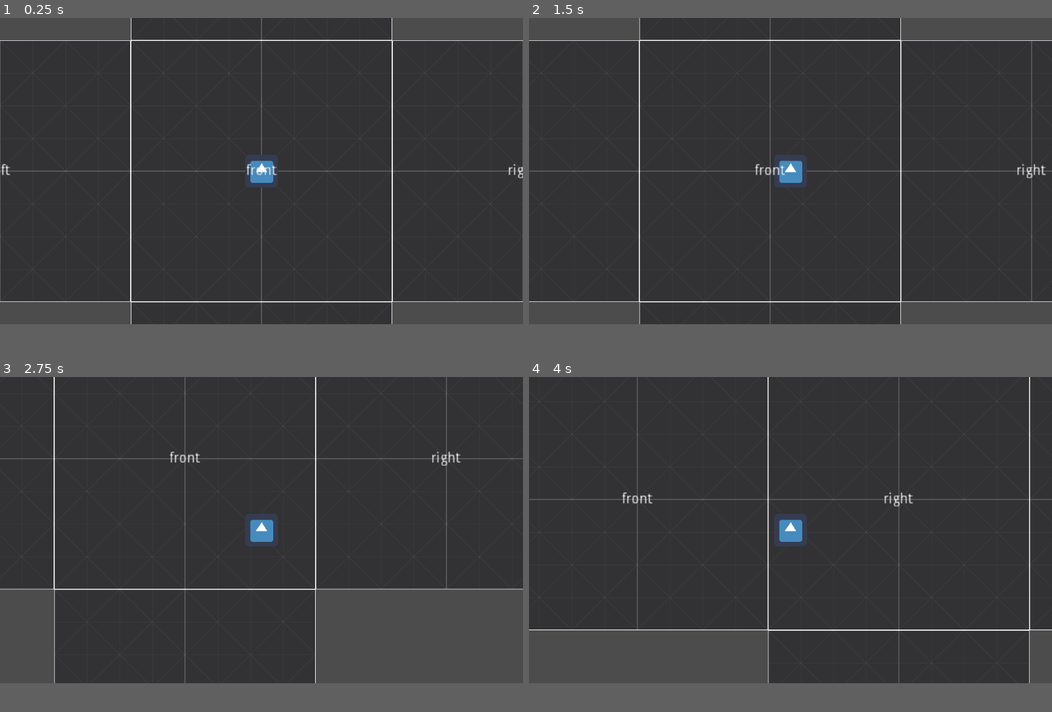
Above: before the commit, frames 1-4 (two rows, left to right).
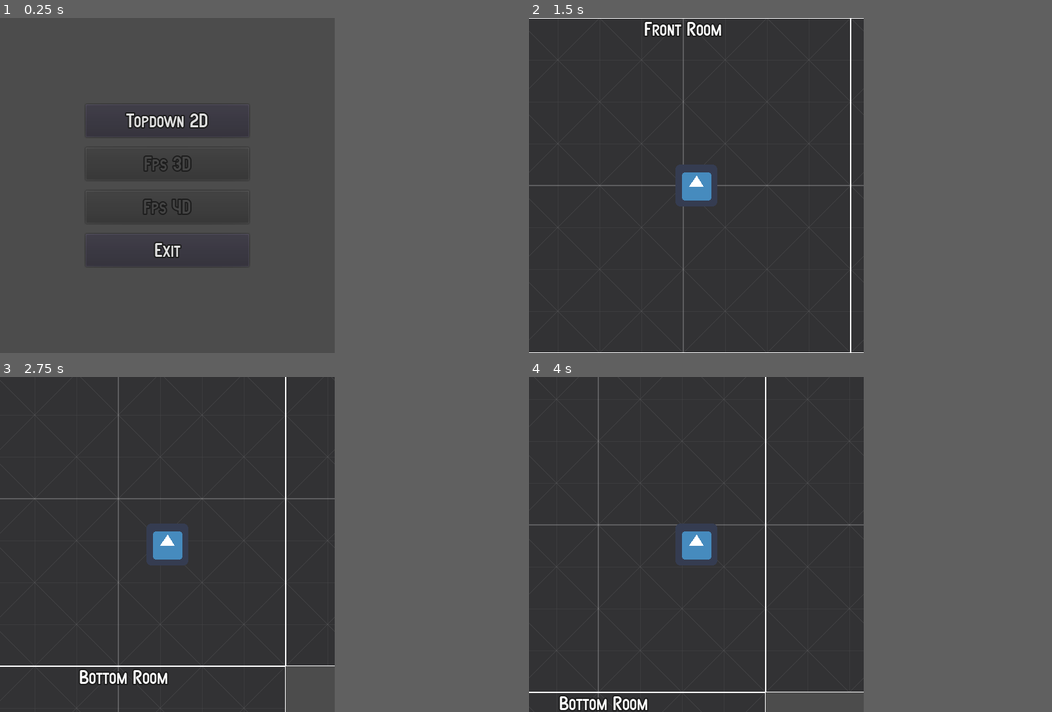
Above: after the commit, the same moments.

Repository: rmvermeulen/hyper-world
Game: Godot game, scene res://MainMenu.tscn
The game is run twice, just before and just after one commit, with the same random seed, the same clock (stepped at 60 frames per second) and the same inputs. Before the commit the project starts from res://MainScene.tscn. The engine's default icon, where the game draws it, is replaced by a stand-in: a white triangle on a blue panel in a dark square.
Inputs (mouse positions are in pixels of both pictures, inside the frame that each line leads up to):
- Up to frame 1 (0.25 s): no input
- Up to frame 2 (1.5 s): click (790, 111) at 0.5 s, where only the run after the commit has a clickable "Topdown 2D"; tap Enter at 1.25 s; hold Right (move_right) from 1.28 s (still down)
- Up to frame 3 (2.75 s): release Right (move_right) at 2.03 s; hold Down (move_down) from 2.03 s (still down)
- Up to frame 4 (4 s): release Down (move_down) at 2.78 s; hold Right (move_right) 2.78-3.53 s; hold Up (move_up) from 3.53 s (still down)
In our replay, the window is 800x468 before the commit and 512x512 after it. These sizes can differ from the game's own. Grey fills any space a smaller window leaves; there, only what the larger window draws over its background counts as a difference.

The runs differ from the first frame. In frame 1, 43% of the frame differs, in the area x 0-100%, y 0-92%; in frame 2, 11%; in frame 3, 19%; in frame 4, 13%.
Error after the commit: Parse Error: Can't preload resource at path: res://cube3_map_2d/CubeData.gd (res://cube3_map_2d/MainScene.gd:6)

Commit message:
hyper world: add some folders

Diff:
--- /dev/null
+++ b/MainMenu.gd
@@ -0,0 +1,17 @@
+extends Control
+
+
+func _on_Button2D_pressed():
+	get_tree().change_scene("res://cube3_map_2d/MainScene.tscn")
+
+
+func _on_Button3D_pressed():
+	get_tree().change_scene("res://cube3_map_3d/MainScene.tscn")
+
+
+func _on_Button4D_pressed():
+	get_tree().change_scene("res://cube4_map_3d/MainScene.tscn")
+
+
+func _on_ButtonExit_pressed():
+	get_tree().quit()
--- /dev/null
+++ b/MainMenu.tscn
@@ -0,0 +1,69 @@
+[gd_scene load_steps=5 format=2]
+
+[ext_resource path="res://MainMenu.gd" type="Script" id=1]
+[ext_resource path="res://AtarianSystem.ttf" type="DynamicFontData" id=2]
+
+[sub_resource type="DynamicFont" id=1]
+size = 32
+outline_size = 2
+outline_color = Color( 0.117647, 0.117647, 0.117647, 1 )
+font_data = ExtResource( 2 )
+
+[sub_resource type="Theme" id=2]
+default_font = SubResource( 1 )
+
+[node name="MainMenu" type="Control"]
+anchor_right = 1.0
+anchor_bottom = 1.0
+theme = SubResource( 2 )
+script = ExtResource( 1 )
+__meta__ = {
+"_edit_use_anchors_": false
+}
+
+[node name="CenterContainer" type="CenterContainer" parent="."]
+anchor_right = 1.0
+anchor_bottom = 1.0
+__meta__ = {
+"_edit_use_anchors_": false
+}
+
+[node name="VBoxContainer" type="VBoxContainer" parent="CenterContainer"]
+margin_left = 131.0
+margin_top = 132.0
+margin_right = 381.0
+margin_bottom = 380.0
+custom_constants/separation = 16
+
+[node name="Button2D" type="Button" parent="CenterContainer/VBoxContainer"]
+margin_right = 250.0
+margin_bottom = 50.0
+rect_min_size = Vector2( 250, 50 )
+text = "Topdown 2D"
+
+[node name="Button3D" type="Button" parent="CenterContainer/VBoxContainer"]
+margin_top = 66.0
+margin_right = 250.0
+margin_bottom = 116.0
+rect_min_size = Vector2( 250, 50 )
+disabled = true
+text = "Fps 3D"
+
+[node name="Button4D" type="Button" parent="CenterContainer/VBoxContainer"]
+margin_top = 132.0
+margin_right = 250.0
+margin_bottom = 182.0
+rect_min_size = Vector2( 250, 50 )
+disabled = true
+text = "Fps 4D"
+
+[node name="ButtonExit" type="Button" parent="CenterContainer/VBoxContainer"]
+margin_top = 198.0
+margin_right = 250.0
+margin_bottom = 248.0
+rect_min_size = Vector2( 250, 50 )
+text = "Exit"
+[connection signal="pressed" from="CenterContainer/VBoxContainer/Button2D" to="." method="_on_Button2D_pressed"]
+[connection signal="pressed" from="CenterContainer/VBoxContainer/Button3D" to="." method="_on_Button3D_pressed"]
+[connection signal="pressed" from="CenterContainer/VBoxContainer/Button4D" to="." method="_on_Button4D_pressed"]
+[connection signal="pressed" from="CenterContainer/VBoxContainer/ButtonExit" to="." method="_on_ButtonExit_pressed"]
--- /dev/null
+++ b/MainTheme.tres
@@ -0,0 +1,12 @@
+[gd_resource type="Theme" load_steps=3 format=2]
+
+[ext_resource path="res://AtarianSystem.ttf" type="DynamicFontData" id=1]
+
+[sub_resource type="DynamicFont" id=1]
+size = 32
+outline_size = 2
+outline_color = Color( 0.117647, 0.117647, 0.117647, 1 )
+font_data = ExtResource( 1 )
+
+[resource]
+default_font = SubResource( 1 )
--- a/MainScene.gd
+++ b/cube3_map_2d/MainScene.gd
@@ -22,7 +22,7 @@
 
 
 func _change_room_to(next_room_id: String, dir: String) -> void:
-	var info = cube_data[next_room_id]
+	var info = cube_data\[next_room_id]
 	# update labels
 	$RoomArea/Labels/Current.text = next_room_id
 	$RoomArea/Labels/North.text = info.north.id
--- /dev/null
+++ b/cube3_map_2d/MainScene.tscn
@@ -0,0 +1,99 @@
+[gd_scene load_steps=11 format=2]
+
+[ext_resource path="res://cube3_map_2d/rooms/Back.tscn" type="PackedScene" id=1]
+[ext_resource path="res://cube3_map_2d/rooms/Right.tscn" type="PackedScene" id=2]
+[ext_resource path="res://cube3_map_2d/Player.tscn" type="PackedScene" id=3]
+[ext_resource path="res://cube3_map_2d/MainScene.gd" type="Script" id=4]
+[ext_resource path="res://cube3_map_2d/rooms/Left.tscn" type="PackedScene" id=5]
+[ext_resource path="res://cube3_map_2d/rooms/Bottom.tscn" type="PackedScene" id=6]
+[ext_resource path="res://cube3_map_2d/rooms/Top.tscn" type="PackedScene" id=7]
+[ext_resource path="res://cube3_map_2d/rooms/Front.tscn" type="PackedScene" id=8]
+
+[sub_resource type="RectangleShape2D" id=1]
+extents = Vector2( 128, 16 )
+
+[sub_resource type="RectangleShape2D" id=2]
+extents = Vector2( 32, 32 )
+
+[node name="MainScene" type="Node2D"]
+script = ExtResource( 4 )
+
+[node name="RoomArea" type="Node2D" parent="."]
+
+[node name="Previews" type="Node2D" parent="RoomArea"]
+
+[node name="Top" parent="RoomArea/Previews" instance=ExtResource( 7 )]
+position = Vector2( 0, -512 )
+
+[node name="Bottom" parent="RoomArea/Previews" instance=ExtResource( 6 )]
+position = Vector2( 0, 512 )
+
+[node name="Left" parent="RoomArea/Previews" instance=ExtResource( 5 )]
+position = Vector2( -512, 0 )
+
+[node name="Right" parent="RoomArea/Previews" instance=ExtResource( 2 )]
+position = Vector2( 512, 0 )
+
+[node name="Current" type="Node2D" parent="RoomArea"]
+
+[node name="Front" parent="RoomArea/Current" instance=ExtResource( 8 )]
+
+[node name="Invisible" type="Node2D" parent="RoomArea"]
+position = Vector2( 2000, 0 )
+
+[node name="Back" parent="RoomArea/Invisible" instance=ExtResource( 1 )]
+
+[node name="Walls" type="Node2D" parent="RoomArea"]
+scale = Vector2( 2, 2 )
+
+[node name="North" type="Area2D" parent="RoomArea/Walls"]
+
+[node name="CollisionShape2D" type="CollisionShape2D" parent="RoomArea/Walls/North"]
+position = Vector2( 0, -160 )
+shape = SubResource( 1 )
+
+[node name="East" type="Area2D" parent="RoomArea/Walls"]
+rotation = 1.5708
+
+[node name="CollisionShape2D" type="CollisionShape2D" parent="RoomArea/Walls/East"]
+position = Vector2( 0, -160 )
+shape = SubResource( 1 )
+
+[node name="South" type="Area2D" parent="RoomArea/Walls"]
+rotation = -3.14159
+
+[node name="CollisionShape2D" type="CollisionShape2D" parent="RoomArea/Walls/South"]
+position = Vector2( 0, -160 )
+shape = SubResource( 1 )
+
+[node name="West" type="Area2D" parent="RoomArea/Walls"]
+rotation = -1.5708
+
+[node name="CollisionShape2D" type="CollisionShape2D" parent="RoomArea/Walls/West"]
+position = Vector2( 0, -160 )
+shape = SubResource( 1 )
+
+[node name="Corners" type="StaticBody2D" parent="RoomArea"]
+scale = Vector2( 2, 2 )
+
+[node name="CollisionShape2D" type="CollisionShape2D" parent="RoomArea/Corners"]
+position = Vector2( -160, -160 )
+shape = SubResource( 2 )
+
+[node name="CollisionShape2D2" type="CollisionShape2D" parent="RoomArea/Corners"]
+position = Vector2( 160, -160 )
+shape = SubResource( 2 )
+
+[node name="CollisionShape2D3" type="CollisionShape2D" parent="RoomArea/Corners"]
+position = Vector2( 160, 160 )
+shape = SubResource( 2 )
+
+[node name="CollisionShape2D4" type="CollisionShape2D" parent="RoomArea/Corners"]
+position = Vector2( -160, 160 )
+shape = SubResource( 2 )
+
+[node name="Player" parent="." instance=ExtResource( 3 )]
+
+[node name="Camera2D" type="Camera2D" parent="Player"]
+rotating = true
+current = true
--- a/squares/Player.tscn
+++ b/cube3_map_2d/Player.tscn
@@ -1,22 +1,21 @@
 [gd_scene load_steps=4 format=2]
 
-[ext_resource path="res://squares/Player.gd" type="Script" id=1]
+[ext_resource path="res://cube3_map_2d/Player.gd" type="Script" id=1]
 [ext_resource path="res://icon.png" type="Texture" id=2]
 
+
+
+
+
+
 [sub_resource type="CircleShape2D" id=1]
-radius = 15.0
+radius = 31.0
 
 [node name="Player" type="KinematicBody2D"]
 script = ExtResource( 1 )
 
 [node name="Sprite" type="Sprite" parent="."]
-scale = Vector2( 0.5, 0.5 )
 texture = ExtResource( 2 )
 
 [node name="CollisionShape2D" type="CollisionShape2D" parent="."]
 shape = SubResource( 1 )
-
-[node name="TransitionTimer" type="Timer" parent="."]
-wait_time = 0.1
-one_shot = true
-[connection signal="timeout" from="TransitionTimer" to="." method="_on_TransitionTimer_timeout"]
--- /dev/null
+++ b/cube3_map_2d/rooms/Back.tscn
@@ -0,0 +1,21 @@
+[gd_scene load_steps=3 format=2]
+
+[ext_resource path="res://MainTheme.tres" type="Theme" id=1]
+[ext_resource path="res://assets/proto-textures/Dark/texture_05.png" type="Texture" id=2]
+
+[node name="Back" type="Node2D"]
+
+[node name="texture_05" type="Sprite" parent="."]
+scale = Vector2( 0.5, 0.5 )
+texture = ExtResource( 2 )
+
+[node name="Label" type="Label" parent="."]
+margin_left = -60.294
+margin_top = -256.0
+margin_right = 58.706
+margin_bottom = -223.0
+theme = ExtResource( 1 )
+text = "Back Room"
+__meta__ = {
+"_edit_use_anchors_": false
+}
--- /dev/null
+++ b/cube3_map_2d/rooms/Bottom.tscn
@@ -0,0 +1,21 @@
+[gd_scene load_steps=3 format=2]
+
+[ext_resource path="res://MainTheme.tres" type="Theme" id=1]
+[ext_resource path="res://assets/proto-textures/Dark/texture_05.png" type="Texture" id=2]
+
+[node name="Bottom" type="Node2D"]
+
+[node name="texture_05" type="Sprite" parent="."]
+scale = Vector2( 0.5, 0.5 )
+texture = ExtResource( 2 )
+
+[node name="Label" type="Label" parent="."]
+margin_left = -60.294
+margin_top = -256.0
+margin_right = 75.706
+margin_bottom = -223.0
+theme = ExtResource( 1 )
+text = "Bottom Room"
+__meta__ = {
+"_edit_use_anchors_": false
+}
--- /dev/null
+++ b/cube3_map_2d/rooms/Front.tscn
@@ -0,0 +1,21 @@
+[gd_scene load_steps=3 format=2]
+
+[ext_resource path="res://MainTheme.tres" type="Theme" id=1]
+[ext_resource path="res://assets/proto-textures/Dark/texture_05.png" type="Texture" id=2]
+
+[node name="Front" type="Node2D"]
+
+[node name="texture_05" type="Sprite" parent="."]
+scale = Vector2( 0.5, 0.5 )
+texture = ExtResource( 2 )
+
+[node name="Label" type="Label" parent="."]
+margin_left = -60.294
+margin_top = -256.0
+margin_right = 58.706
+margin_bottom = -223.0
+theme = ExtResource( 1 )
+text = "Front Room"
+__meta__ = {
+"_edit_use_anchors_": false
+}
--- /dev/null
+++ b/cube3_map_2d/rooms/Left.tscn
@@ -0,0 +1,21 @@
+[gd_scene load_steps=3 format=2]
+
+[ext_resource path="res://MainTheme.tres" type="Theme" id=1]
+[ext_resource path="res://assets/proto-textures/Dark/texture_05.png" type="Texture" id=2]
+
+[node name="Left" type="Node2D"]
+
+[node name="texture_05" type="Sprite" parent="."]
+scale = Vector2( 0.5, 0.5 )
+texture = ExtResource( 2 )
+
+[node name="Label" type="Label" parent="."]
+margin_left = -60.294
+margin_top = -256.0
+margin_right = 58.706
+margin_bottom = -223.0
+theme = ExtResource( 1 )
+text = "Left Room"
+__meta__ = {
+"_edit_use_anchors_": false
+}
--- /dev/null
+++ b/cube3_map_2d/rooms/Right.tscn
@@ -0,0 +1,21 @@
+[gd_scene load_steps=3 format=2]
+
+[ext_resource path="res://MainTheme.tres" type="Theme" id=1]
+[ext_resource path="res://assets/proto-textures/Dark/texture_05.png" type="Texture" id=2]
+
+[node name="Right" type="Node2D"]
+
+[node name="texture_05" type="Sprite" parent="."]
+scale = Vector2( 0.5, 0.5 )
+texture = ExtResource( 2 )
+
+[node name="Label" type="Label" parent="."]
+margin_left = -60.294
+margin_top = -256.0
+margin_right = 58.706
+margin_bottom = -223.0
+theme = ExtResource( 1 )
+text = "Right Room"
+__meta__ = {
+"_edit_use_anchors_": false
+}
--- /dev/null
+++ b/cube3_map_2d/rooms/Top.tscn
@@ -0,0 +1,21 @@
+[gd_scene load_steps=3 format=2]
+
+[ext_resource path="res://MainTheme.tres" type="Theme" id=1]
+[ext_resource path="res://assets/proto-textures/Dark/texture_05.png" type="Texture" id=2]
+
+[node name="Top" type="Node2D"]
+
+[node name="texture_05" type="Sprite" parent="."]
+scale = Vector2( 0.5, 0.5 )
+texture = ExtResource( 2 )
+
+[node name="Label" type="Label" parent="."]
+margin_left = -50.0
+margin_top = -256.0
+margin_right = 69.0
+margin_bottom = -223.0
+theme = ExtResource( 1 )
+text = "Top Room"
+__meta__ = {
+"_edit_use_anchors_": false
+}
--- a/project.godot
+++ b/project.godot
@@ -12,7 +12,7 @@
 "base": "Node",
 "class": "Connector2D",
 "language": "GDScript",
-"path": "res://squares/Connector2D.gd"
+"path": "res://testing_a/Connector2D.gd"
 } ]
 _global_script_class_icons={
 "Connector2D": ""
@@ -21,8 +21,14 @@
 [application]
 
 config/name="HyperWorld"
-run/main_scene="res://MainScene.tscn"
+run/main_scene="res://MainMenu.tscn"
 config/icon="res://icon.png"
+
+[display]
+
+window/size/width=512
+window/size/height=512
+window/size/borderless=true
 
 [input]
 
--- a/squares/CubeMap.tscn
+++ b/testing_a/CubeMap.tscn
@@ -1,8 +1,9 @@
 [gd_scene load_steps=4 format=2]
 
-[ext_resource path="res://squares/Room.tscn" type="PackedScene" id=1]
-[ext_resource path="res://squares/Connector2D.gd" type="Script" id=2]
-[ext_resource path="res://squares/CubeMap.gd" type="Script" id=3]
+[ext_resource path="res://testing_a/Room.tscn" type="PackedScene" id=1]
+[ext_resource path="res://testing_a/Connector2D.gd" type="Script" id=2]
+[ext_resource path="res://testing_a/CubeMap.gd" type="Script" id=3]
+
 
 [node name="CubeMap" type="Node2D"]
 script = ExtResource( 3 )
--- a/squares/Room.tscn
+++ b/testing_a/Room.tscn
@@ -1,6 +1,7 @@
 [gd_scene load_steps=2 format=2]
 
-[ext_resource path="res://squares/Room.gd" type="Script" id=1]
+[ext_resource path="res://testing_a/Room.gd" type="Script" id=1]
+
 
 [node name="Room" type="Node2D"]
 script = ExtResource( 1 )
--- /dev/null
+++ b/testing_b/Dimensionator.tscn
@@ -0,0 +1,6 @@
+[gd_scene load_steps=2 format=2]
+
+[ext_resource path="res://testing_b/Dimensionator.gd" type="Script" id=1]
+
+[node name="Node" type="Node"]
+script = ExtResource( 1 )
Binary file added: AtarianSystem.ttf
Renamed: squares/Player.gd -> cube3_map_2d/Player.gd
Renamed: squares/Connector2D.gd -> testing_a/Connector2D.gd
Renamed: squares/CubeMap.gd -> testing_a/CubeMap.gd
Renamed: squares/Room.gd -> testing_a/Room.gd
Renamed: Dimensionator.gd -> testing_b/Dimensionator.gd
